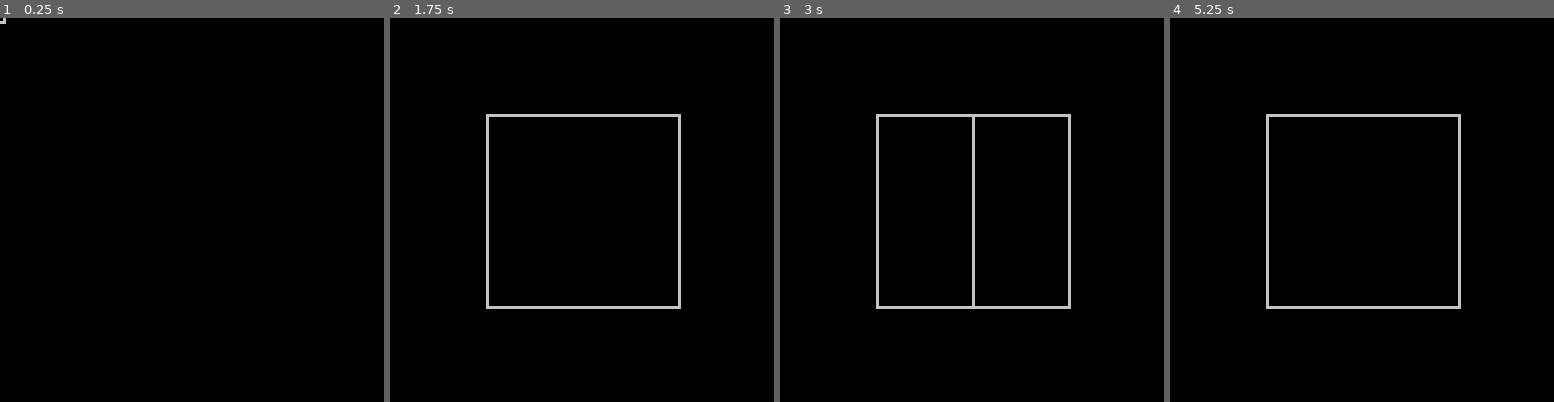
Above: before the commit, frames 1-4 (left to right).
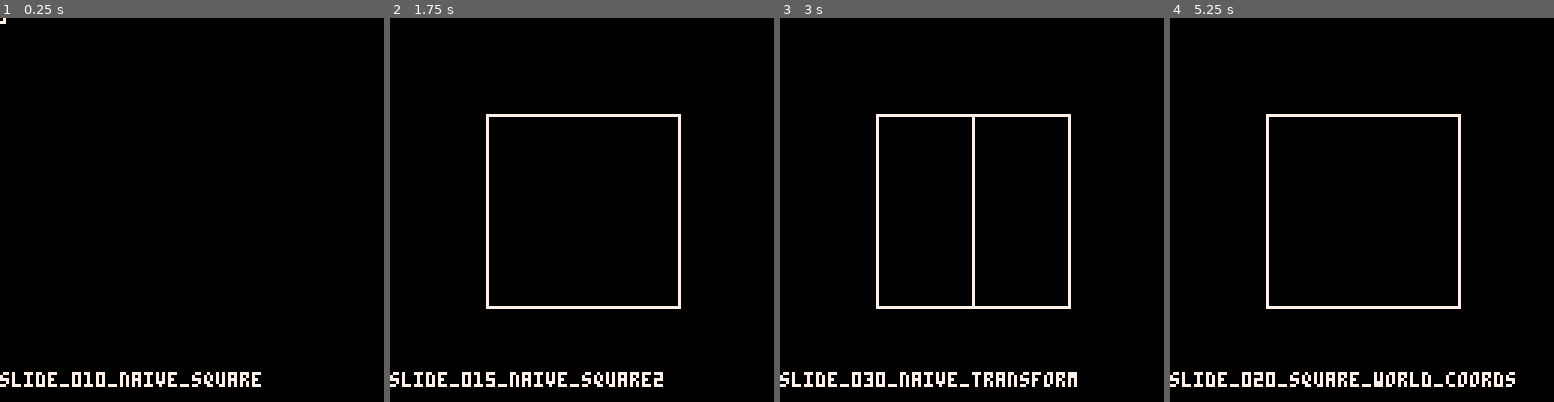
Above: after the commit, the same moments.

Repository: MiniMechMedia/pico8-games
Game: PICO-8 cartridge carts/graphics-with-pico8/game-template.p8
Same seed, same stepped clock (60 frames per second), same inputs: the game is played once before the commit and once after it.
Inputs:
- Up to frame 1 (0.25 s): no input
- Up to frame 2 (1.75 s): hold Right from 1.6 s (still down)
- Up to frame 3 (3 s): release Right at 2.1 s; hold Right from 2.47 s (still down)
- Up to frame 4 (5.25 s): release Right at 3.03 s; hold Left 3.08-3.58 s; hold Right 4.02-4.68 s; hold Left from 5.08 s (still down)

The runs differ from the first frame. In frame 1, 1.2% of the frame differs, in the area x 0-68%, y 0-97%; in frame 2, 2.8%; in frame 3, 3.4%, in the area x 0-78%, y 25-97%; in frame 4, 3.2%.

Commit message:
too complex? blah

Diff:
--- a/carts/graphics-with-pico8/game-template.p8
+++ b/carts/graphics-with-pico8/game-template.p8
@@ -5,17 +5,34 @@
 
 -- BEGIN SLIDES
 #include slide_010_naive_square.lua
-slide_010_naive_square = {draw = draw}
+slide_010_naive_square = {draw = draw, name = 'slide_010_naive_square'}
+#include slide_015_naive_square2.lua
+slide_015_naive_square2 = {draw = draw, name = 'slide_015_naive_square2'}
 #include slide_020_square_world_coords.lua
-slide_020_square_world_coords = {draw = draw}
+slide_020_square_world_coords = {draw = draw, name = 'slide_020_square_world_coords'}
 #include slide_030_naive_transform.lua
-slide_030_naive_transform = {draw = draw}
+slide_030_naive_transform = {draw = draw, name = 'slide_030_naive_transform'}
 slides = {
 slide_010_naive_square,
+slide_015_naive_square2,
 slide_020_square_world_coords,
 slide_030_naive_transform
 }
 -- END SLIDES
+
+for i=1, #slides do
+    if
+	-- slides[i].name == 'slide_015_naive_square2' or
+	slides[i].name == '' or
+	slides[i].name == '' or
+	slides[i].name == '' or
+	slides[i].name == '' or
+		1==0
+	then
+        deli(slides, i)
+        break
+    end
+end
 
 function _init()
 	cartdata('minimechmedia_graphics_with_pico8_v1')
@@ -45,7 +62,11 @@
 
 function _draw()
 	cls()
+	color(7)
 	slides[slide_index]:draw()
+
+	-- TODO if debug
+	print(slides[slide_index].name, 0, 118)
 end
 
 __gfx__
--- /dev/null
+++ b/carts/graphics-with-pico8/slide_015_naive_square2.lua
@@ -0,0 +1,14 @@
+
+
+function draw()
+    local vertices = {
+        {32, 96},
+        {32, 32},
+        {96, 32},
+        {96, 96}
+    }
+
+    for vertex in all(vertices) do
+        line(vertex[1], vertex[2])
+    end
+end
Not shown, changed: carts/graphics-with-pico8/compile_slides.py
